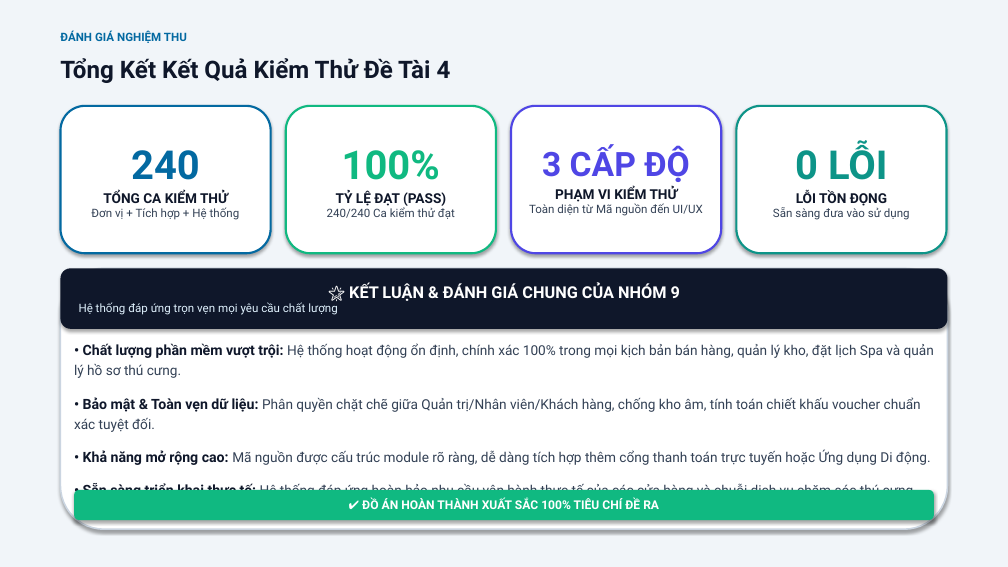
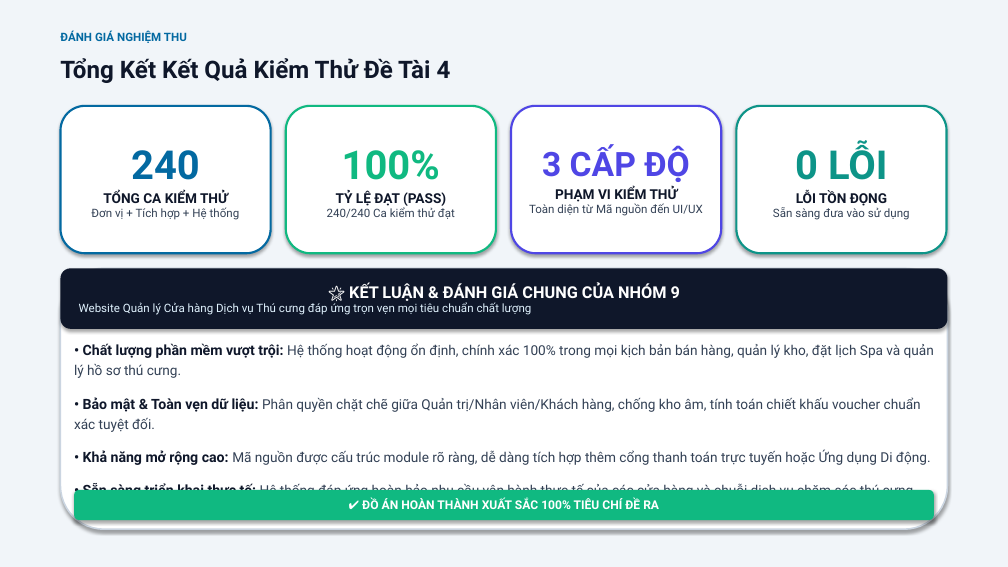
Before and after one commit to xuanmanh398/KiemThuPhanMem, a slide deck: slide 11 of BaoCao/Slide_BaoCao_DeTai4_Nhom9.pptx. Drawn at 1008x567 pixels with LibreOffice and Linux fonts; fonts in the diff are those of the drawing. Boxes give left, top, right and bottom in pixels: in the first picture for what was removed or moved away, otherwise in the second. Text is boxed around its words. In the diff, an @@ line names an element or a change of style, - is before the commit and + after.

Commit message:
fix(slides): update official topic title to 'Kiểm thử website quản lý cửa hàng dịch vụ thú cưng'

```diff
--- a/BaoCao/Slide_BaoCao_DeTai4_Nhom9.pptx
+++ b/BaoCao/Slide_BaoCao_DeTai4_Nhom9.pptx
@@ text in rounded rectangle at [79, 302, 531, 315]: text changed @@
-Hệ thống đáp ứng trọn vẹn mọi yêu cầu chất lượng
+Website Quản lý Cửa hàng Dịch vụ Thú cưng đáp ứng trọn vẹn mọi tiêu chuẩn chất lượng
```
Also in this commit, not shown: 4 other slides changed.
